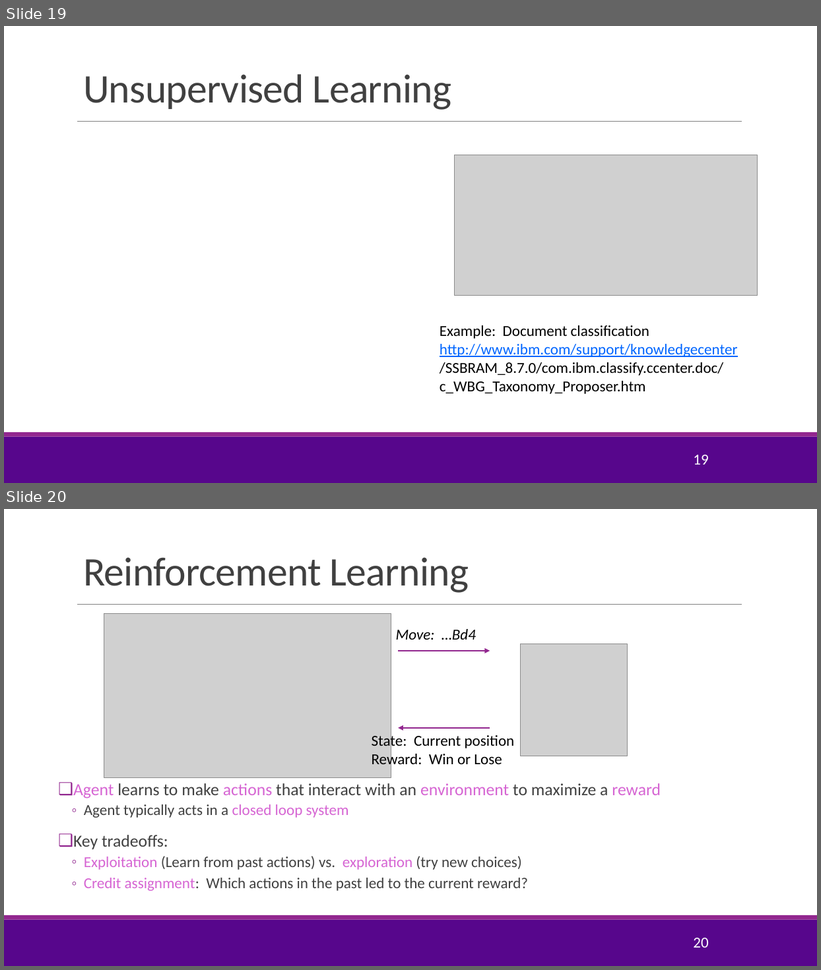
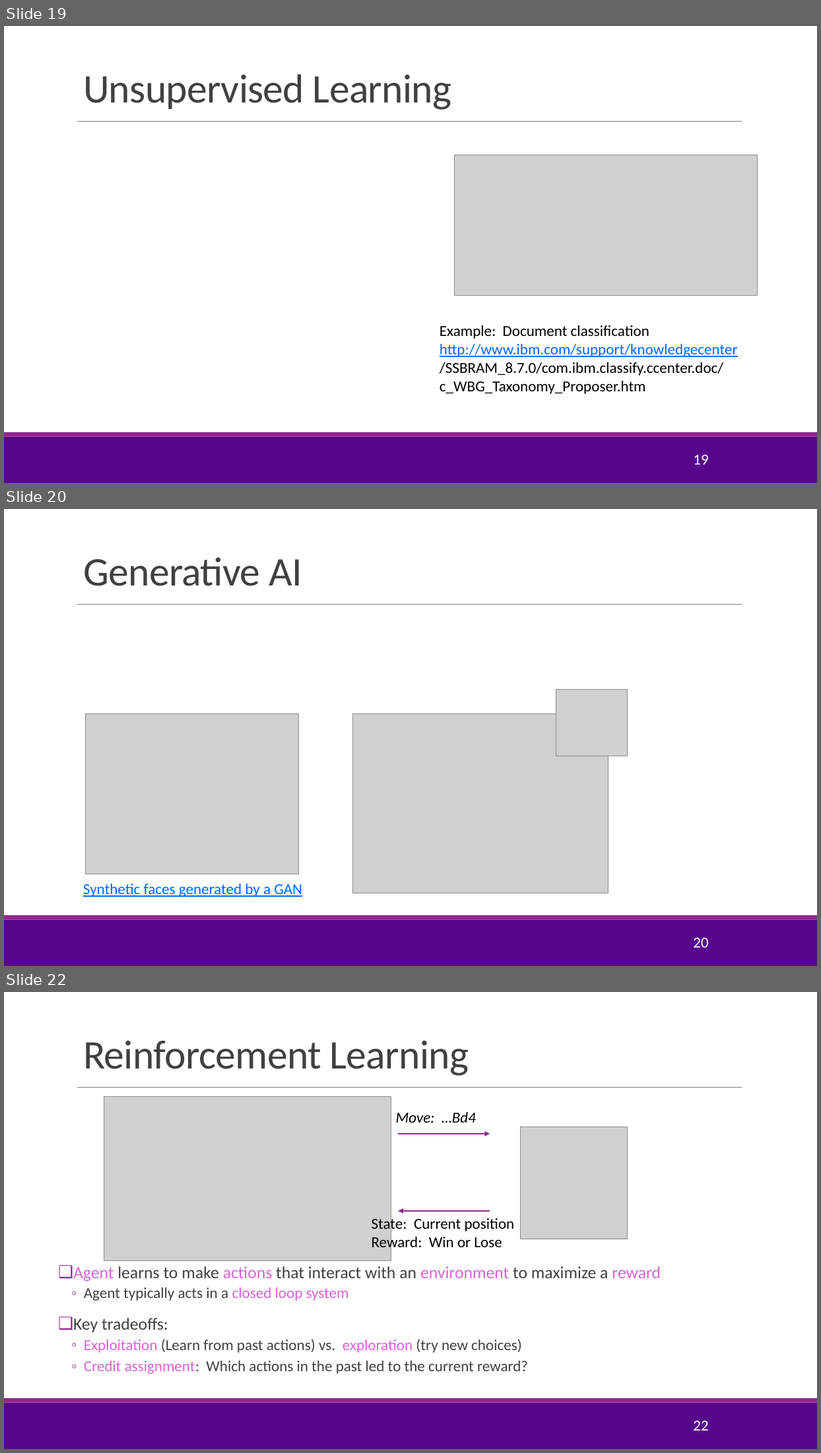
Before and after one commit to sdrangan/introml, a slide deck: lectures/Lect01_IntroML.pptx. Shown one above the other, each under a label of ours: slides 19 and 20 before the commit, slides 19, 20 and 22 after it; the slides between them are not shown. The pictures are 821x970 and 821x1453 pixels, drawn with LibreOffice and Linux fonts; fonts in the diff are those of the drawing; grey boxes stand for pictures; background and template pictures are left out. Boxes give left, top, right and bottom in pixels: in the first picture for what was removed or moved away, otherwise in the second. Text is boxed around its words. In the diff, an @@ line names an element or a change of style, - is before the commit and + after.

```diff
--- a/lectures/Lect01_IntroML.pptx
+++ b/lectures/Lect01_IntroML.pptx
@@ slide 20 added at (x1=4, y1=509, x2=817, y2=966), background #FFFFFF; not listed: 3 template elements that a slide beside it also shows @@
@@ title added at (x1=83, y1=557, x2=302, y2=586), 48 pt, text #404040 @@
+Generative AI
@@ picture added at (x1=556, y1=690, x2=628, y2=757) @@
@@ picture added at (x1=86, y1=714, x2=299, y2=874) @@
@@ picture added at (x1=353, y1=714, x2=608, y2=893) @@
@@ text added at (x1=83, y1=884, x2=302, y2=897), 18 pt, text #0066FF, underline @@
+Synthetic faces generated by a GAN
@@ page number added at (x1=693, y1=938, x2=708, y2=948), 18 pt, text #FFFFFF @@
+20
@@ what was slide 20 is now slide 22 @@
@@ page number at (x1=693, y1=1421, x2=708, y2=1431): text changed @@
-20
+22
```
Also in this commit, not shown: 3 slides changed, 2 other slides added, 1 slide removed, 3 other files.
